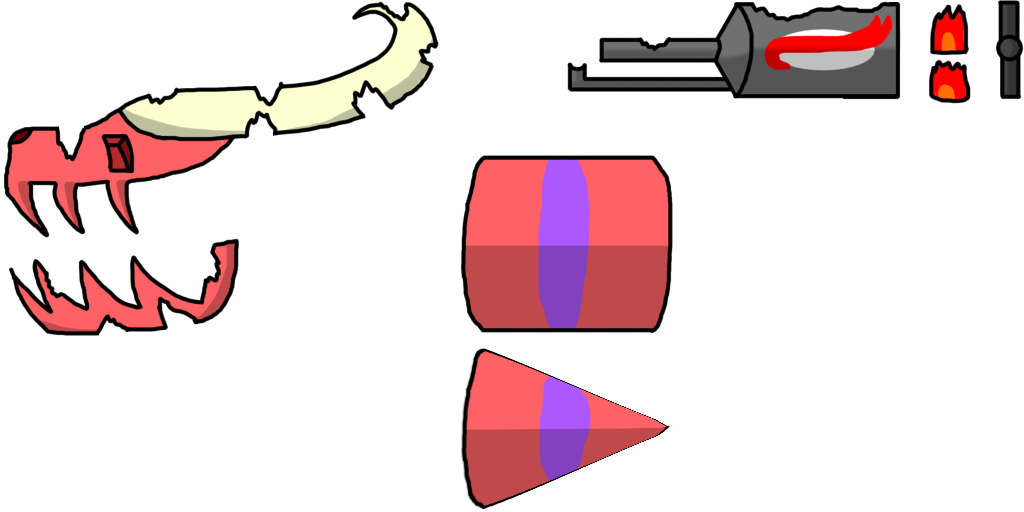
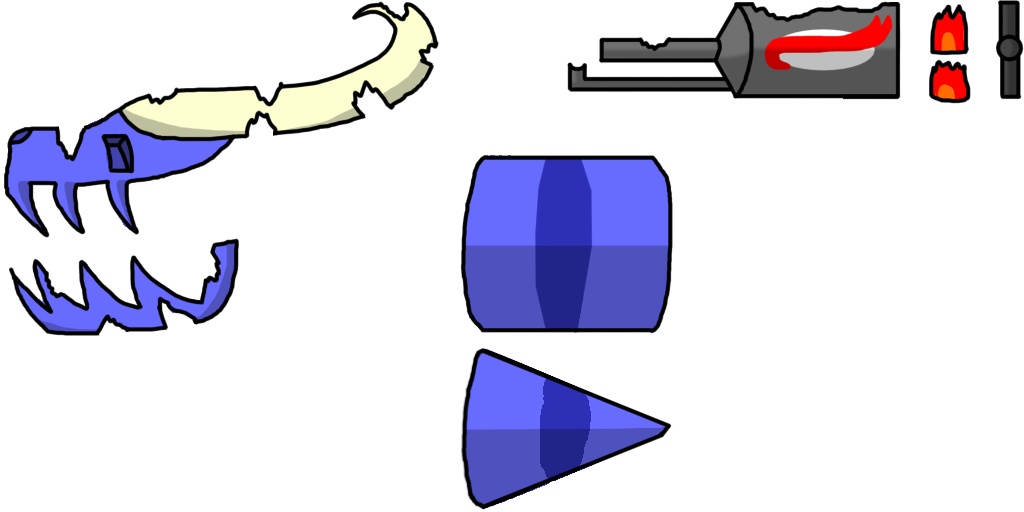
Before/after of a w=1024, h=512 layered artwork. What changed in the layer stack:
painted on "Lines" (1st of 6, in "Dragon" › "UpperJaw") over (7, 112, 512, 320)
painted on "Shading" (1st of 6, in "Dragon" › "UpperJaw" › "Clipping Group 1") over (7, 112, 512, 320)
painted on "Colour" (1st of 4, in "Dragon" › "UpperJaw" › "Clipping Group 1") over (7, 112, 512, 384)
painted on "Shading" (2nd of 6, in "Dragon" › "FlameThrower" › "Clipping Group 1") over (512, 156, 669, 256)
painted on "Colour" (2nd of 4, in "Dragon" › "FlameThrower" › "Clipping Group 1") over (465, 155, 669, 256)
painted on "Lines" (4th of 6, in "Dragon" › "TailSeg") over (464, 256, 672, 509)
painted on "Shading" (4th of 6, in "Dragon" › "TailSeg" › "Clipping Group 1") over (464, 320, 672, 509)
painted on "Colour Merged" (1st of 2, in "Dragon" › "TailSeg" › "Clipping Group 1") over (464, 256, 672, 509)
painted on "Shading" (5th of 6, in "Dragon" › "BodySeg" › "Clipping Group 1") over (464, 192, 672, 448)
painted on "Colour Merged" (2nd of 2, in "Dragon" › "BodySeg" › "Clipping Group 1") over (464, 155, 672, 509)
painted on "Shading" (6th of 6, in "Dragon" › "LowerJaw" › "Clipping Group 1") over (7, 128, 238, 333)
painted on "Colour" (4th of 4, in "Dragon" › "LowerJaw" › "Clipping Group 1") over (7, 128, 238, 333)
